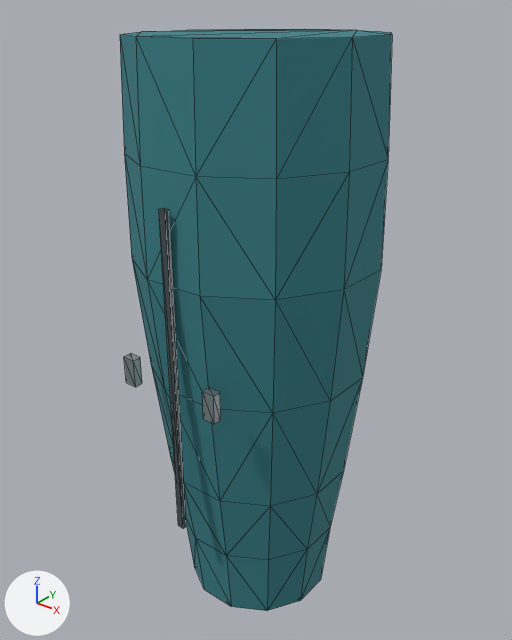
What one commit did to the glTF model Resource/Export/Modules/Outfit_Pilot_Female_Lean_Trouser_L.glb.
Before and after are seen from a 50 mm lens placed at (0.393, -0.362, 0.991), pointed at (0.105, -0.002, 0.768). The axes (+X, +Y, +Z) are drawn at lower left. The lights are the same throughout. The picture after the commit comes second. Mesh edges are drawn as thin lines. Vertices at exactly the same position are counted once.

Names of what the first picture shows: 'Outfit_Pilot_Female_Lean_Trouser_L'.
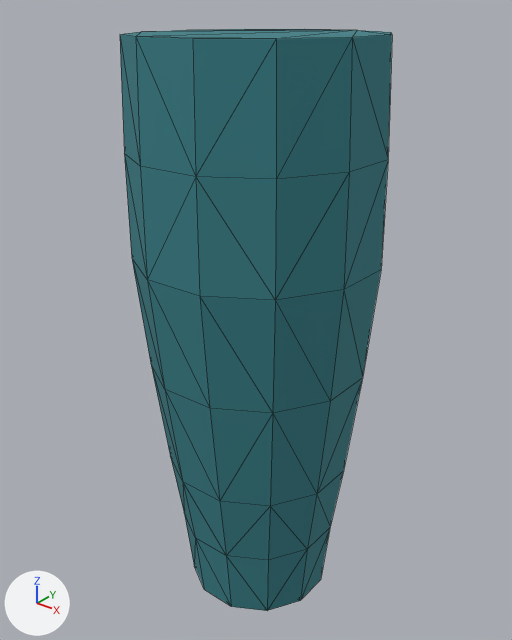
Location of each change, [x1, y1, x2, y2] in pixels of the pictures (512 x 640 px):
```json
{"part": 1, "of": "me_outfit_pilot_female_lean_trouser_l_mesh_001", "change": "deleted", "before": [124, 353, 142, 387]}
{"part": 2, "of": "me_outfit_pilot_female_lean_trouser_l_mesh_001", "change": "deleted", "before": [202, 388, 221, 424]}
{"part": 3, "of": "me_outfit_pilot_female_lean_trouser_l_mesh_001", "change": "deleted", "before": [159, 208, 186, 528]}
```

Scene script edits in JSON lines:
```json
{"block": "me_outfit_pilot_female_lean_trouser_l_mesh_001", "where": "# used by ob_outfit_pilot_female_lean_trouser_l; location = (0.0, 0.0, 0.0)"}
{"op": "remove", "block": "me_outfit_pilot_female_lean_trouser_l_mesh_001", "code": "me_outfit_pilot_female_lean_trouser_l_mesh_001.from_pydata(...)  # 124 vertices, 228 faces; spans x 0.025..0.191, y -0.095..0.08, z 0.548..0.963"}
{"op": "add", "block": "me_outfit_pilot_female_lean_trouser_l_mesh_001", "code": "me_outfit_pilot_female_lean_trouser_l_mesh_001.from_pydata(...)  # 96 vertices, 184 faces; spans x 0.025..0.191, y -0.086..0.08, z 0.548..0.963"}
{"block": "me_outfit_pilot_female_lean_trouser_l_mesh_001", "change": "me_outfit_pilot_female_lean_trouser_l_mesh_001 part 1: the loose piece of 8 vertices spanning x 0.068..0.077, y -0.095..-0.089, z 0.745..0.765 is deleted"}
{"block": "me_outfit_pilot_female_lean_trouser_l_mesh_001", "change": "me_outfit_pilot_female_lean_trouser_l_mesh_001 part 2: the loose piece of 8 vertices spanning x 0.138..0.147, y -0.095..-0.089, z 0.745..0.765 is deleted"}
{"block": "me_outfit_pilot_female_lean_trouser_l_mesh_001", "change": "me_outfit_pilot_female_lean_trouser_l_mesh_001 part 3: the loose piece of 8 vertices spanning x 0.105..0.11, y -0.091..-0.088, z 0.639..0.872 is deleted"}
{"block": "me_outfit_pilot_female_lean_trouser_l_mesh_001", "change": "other edits to the shape of me_outfit_pilot_female_lean_trouser_l_mesh_001 do not show in these pictures"}
{"op": "remove", "block": "me_outfit_pilot_female_lean_trouser_l_mesh_001", "code": "me_outfit_pilot_female_lean_trouser_l_mesh_001.materials.append(mat_fabric_seam)  # greyish blue #424d52"}
{"op": "remove", "block": "me_outfit_pilot_female_lean_trouser_l_mesh_001", "code": "me_outfit_pilot_female_lean_trouser_l_mesh_001.materials.append(mat_fastener_titanium)  # grey #a8b6ba"}
```
